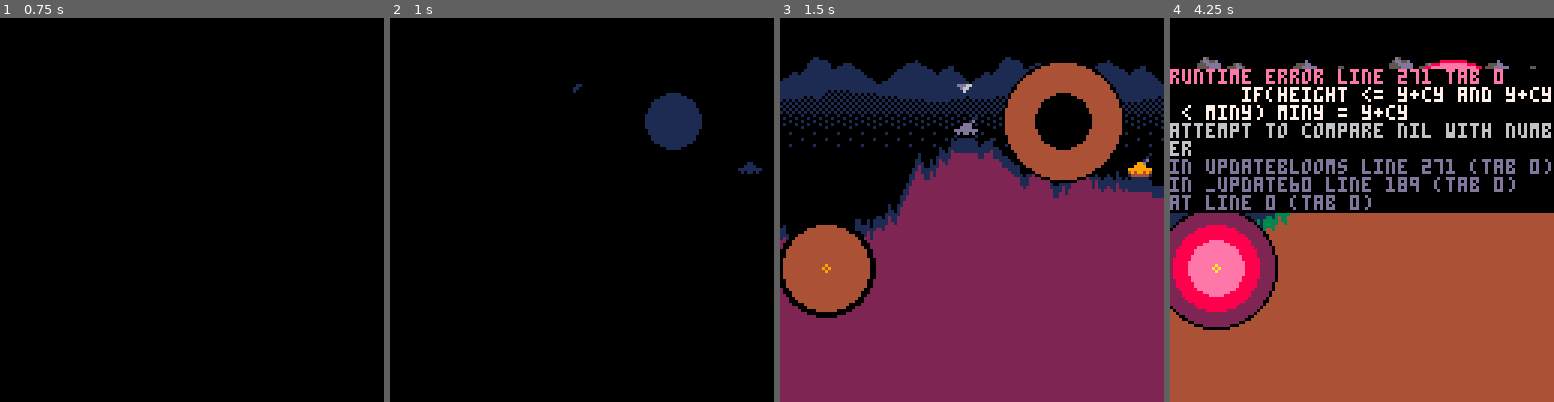
Above: before the commit, frames 1-4 (left to right).
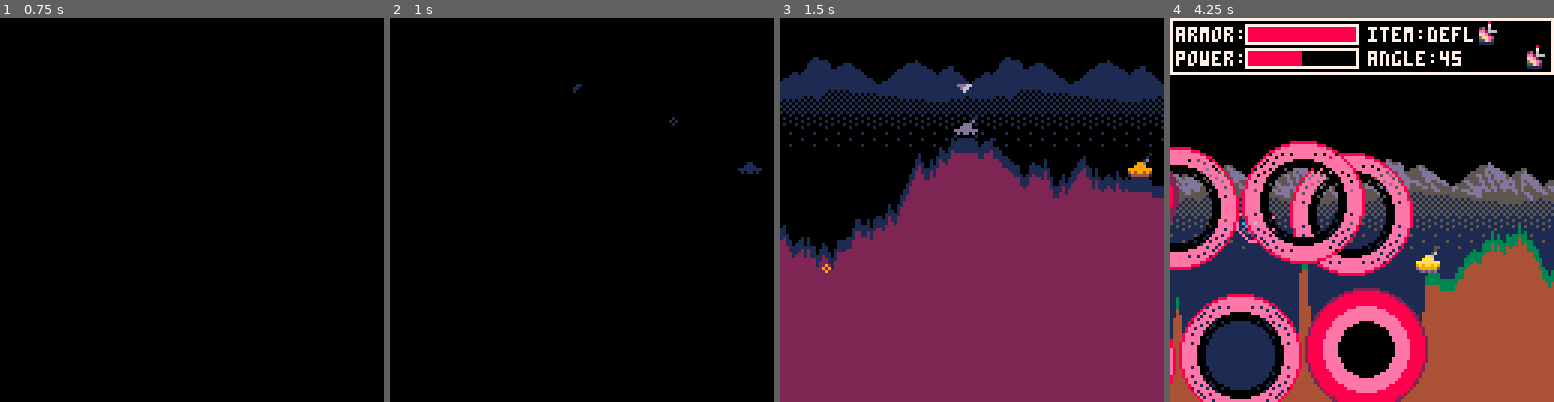
Above: after the commit, the same moments.

Repository: Alturos/LobLobLob
Game: PICO-8 cartridge tank.p8
The game is run twice, just before and just after one commit, with the same random seed, the same clock (stepped at 60 frames per second) and the same inputs.
Inputs (mouse positions are in pixels of both pictures, inside the frame that each line leads up to):
- Up to frame 1 (0.75 s): tap X (X key) at 0.33 s; click (280, 121) at 0.67 s; tap O (Z key) at 0.7 s
- Up to frame 2 (1 s): no input
- Up to frame 3 (1.5 s): tap X (X key) at 1.07 s; click (826, 267) at 1.22 s
- Up to frame 4 (4.25 s): hold Right 1.6-2.1 s; tap O (Z key) every 0.4 s from 1.7 to 4.1 s; click (1277, 114) at 1.77 s; tap X (X key) at 1.85, 2.97, 4.08 s; hold Up 2.15-2.42 s; click (1342, 259) at 2.32 s; hold Right 2.47-3.03 s; click (1404, 106) at 2.87 s; hold Left 3.08-3.58 s; click (1465, 256) at 3.42 s; hold Down 3.63-3.97 s; click (1231, 102) at 3.97 s; hold Right from 4.02 s (still down)

Frame 1 is identical in both runs. In frame 2, 1.7% of the frame differs, in the area x 66-82%, y 19-35%; in frame 3, 11%; in frame 4, 59%, in the area x 0-100%, y 0-100%.
Error before the commit: runtime error line 271 tab 0; if(height <= y+cy and y+cy < miny) miny = y+cy; attempt to compare nil with number

Commit message:
Add chase camera. Fix hit detection. Implement MIRV

Diff:
--- a/tank.p8
+++ b/tank.p8
@@ -15,12 +15,9 @@
 heightmap={}
 grassmap={}
 fallingdirt={}
-camx=0
-camy=0
-nextcamx=0
-nextcamy=0
-camspeed=30
-camspeed=0
+cam={x=0,y=0}
+camtarget=nil
+camspeed=90
 anglespeed=0
 pspeed=0
 tankspeed=10
@@ -153,7 +150,7 @@
  local b={
   x=x,y=y,velx=velx,vely=vely,id=id,life=0,idx=1,c=col
  }
- add(bullets,b)
+ return add(bullets,b)
 end
 
 -->8
@@ -171,7 +168,6 @@
  end
 
  ct = tanks[activetank]
- camfocus = ct
  if(state == pregame) then
   updatepregame()
  elseif(state == aim) then
@@ -189,12 +185,15 @@
  elseif(state == death) then
   updatedeath()
  end
- updateblooms()
+
+ updatecamera()
 end
 
 function updatebullets()
  for i=#bullets,1,-1 do
   local b,hit,itm,cancel = bullets[i], false, items[bullets[i].id], false
+  camtarget = b
+  local lvy = b.vely
   b.vely += gravity * step
   b.px = b.x
   b.py = b.y
@@ -203,6 +202,14 @@
   b.life += 1
   b.idx += 1
   if(b.idx > #bulletfade) b.idx = 1
+
+  if(itm.name == "mirv" and b.vely >= 0 and lvy < 0) then
+   b.split = true
+   local b1 = addbullet(b.x,b.y,b.velx * 1.5, b.vely, b.id, b.col)
+   b1.split = true
+   local b2 = addbullet(b.x,b.y,b.velx * .5, b.vely, b.id, b.col)
+   b2.split = true
+  end
   far_r = max(far_r, b.x)
   far_l = min(far_l, b.x)
   for t in all(tanks) do
@@ -234,7 +241,7 @@
      t.shp -= 1
     end
    else
-    if((ct != t or b.life > 10) and (dist <= 1 or (b.x >= t.x and b.x < t.x + 7 and b.y > t.y + 3 and b.y < t.y + 8))) then
+    if((ct != t or b.life > 10) and (dist <= 1 or (b.x >= t.x and b.x < (t.x + 7) and b.y > (t.y + 3) and b.y < (t.y + 8)))) then
      -- hit tank, explode
      t.health -= itm.dmg
      hit = true
@@ -250,7 +257,7 @@
   end
   if(hit) then
    del(bullets, b)
-   if(itm.size and not cancel) then
+   if(itm.size and not cancel and (b.split or itm.name != "mirv")) then
     addbloom(1, b.x, b.y, itm.size, itm.dmg)
     if(itm.mag and itm.duration) setshake(itm.mag,itm.duration)
    end
@@ -259,16 +266,17 @@
 
 end
 
-function updateblooms()
+function updateblooms(firing)
  for i=#blooms,1,-1 do
   local bl = blooms[i]
-  bl.time += 1
+  camtarget = bl
+  if(bl.time < 21 or not firing) bl.time += 1
   if(bl.time == 25) then
    local sz=bl.size
    local cx,cy = flr(bl.x),flr(bl.y)
    local mnx,mny,mxx,mxy = cx-sz, cy-sz, cx+sz, cy+sz
    for x = -sz, sz, 1 do
-    local miny,maxy,height=1000,-1000,heightmap[x+1+cx]
+    local miny,maxy,height=1000,-1000,heightmap[x+1+cx] or 128
     for y = -sz, sz, 1 do
      if(x*x + y*y <= sz*sz) then
       if(height <= y+cy and y+cy < miny) miny = y+cy -- hit
@@ -288,21 +296,20 @@
     end
    end
   end
-  if(bl.time > 80) then
-   del(blooms, bl)
-  end
+  if(bl.time > 80) del(blooms, bl)
  end
 end
 
 function updatemovecam()
   message="camera"
+  camtarget = nil
   local cx, cy = 0, 0
   if (btn(1)) cx += 1
   if (btn(0)) cx -= 1
   if (btn(2)) cy -= 1
   if (btn(3)) cy += 1
-  camx = max(0,min(128,camx + cx))
-  camy = max(-128,min(0,camy + cy))
+  cam.x = max(0,min(128,cam.x + cx))
+  cam.y = max(-128,min(0,cam.y + cy))
   if(btnp(4)) then
    sfx(12)
    nextstate = select
@@ -313,6 +320,7 @@
 
 function updatemove()
  message="move"
+ camtarget = ct
  local tx, cx, cy = 0, flr(ct.x), flr(ct.y)
  local floor = cy + 8
  ct.grade_l=0
@@ -367,39 +375,46 @@
 end
 
 function updatefiring()
+ camtarget = nil
  updatebullets()
- updateblooms()
-
- --if(far_r > camx + 116) camx = far_r - 116
- --if(far_l < camx) camx = far_l
- if(#blooms<1 and #bullets<1) then
+ updateblooms(true)
+
+ --if(far_r > cam.x + 116) cam.x = far_r - 116
+ --if(far_l < cam.x) cam.x = far_l
+ if(#bullets<1) then
   nextstate = death
+  statetime = 100
  end
 end
 
 function updatedeath()
  -- handle any post death 'splosions
+ camtarget = nil
  updatebullets()
- updateblooms()
+ updateblooms(false)
+ if(#blooms > 0) return
  local dying = false
  for i=#tanks, 1, -1 do
   local t=tanks[i]
 
-  if(t.health < 1) t.deathclock += 1 dying = true camx = max(0, min(fieldwidth-128,t.x-60))
+  if(t.health < 1) t.deathclock += 1 dying = true cam.x = max(0, min(fieldwidth-128,t.x-60))
   if(t.deathclock > 51) del(tanks,t) dying = false
  end
 
  if(#blooms<1 and #bullets<1 and not dying) then
-  activetank += 1
-  if(activetank > #tanks) activetank = 1
-  ct = tanks[activetank]
-  camx = max(0, min(fieldwidth-128,ct.x-60))
-  nextstate = movecam
+  statetime -= 1
+  if(statetime == 90) then
+   activetank += 1
+   if(activetank > #tanks) activetank = 1
+   ct = tanks[activetank]
+  end
+  if(statetime <= 90) camtarget = ct
+  if(statetime <= 0) nextstate = movecam
  end
 end
 
 function updateshop()
-
+  camtarget = nil
 end
 
 function updatetitle()
@@ -413,6 +428,7 @@
 end
 
 function updateselect()
+ camtarget = nil
  show_itemselect=true
  message="select item"
  if (btnp(1)) shopitem = min(#items, shopitem + 6) sfx(9)
@@ -441,6 +457,17 @@
 
 end
 
+function updatecamera()
+ if(camtarget == nil) return
+ focus = {x=camtarget.x-60, y=camtarget.y-64}
+ camdiff = v_subtr(cam,focus)
+ if(flr(v_len(camdiff.x, camdiff.y)) >= 1) then
+  cam = v_add(v_mult(v_normalized(camdiff), camspeed * step), cam)
+  cam.x = mid(cam.x, 0, fieldwidth-128)
+  cam.y = mid(cam.y, -128, 0)
+ end
+end
+
 -->8
 --draw
 function _draw()
@@ -461,10 +488,10 @@
 
 function drawgame()
  screen_shake()
- camera(camx,camy)
+ camera(cam.x,cam.y)
  pal()
  rectfill(0,44,fieldwidth,128,1)
- camera(camx*.1,camy*1.1)
+ camera(cam.x*.1,cam.y*1.1)
  map(0,0,0,12,8,4)
  map(0,0,64,12,8,4)
  map(0,0,128,12,3,4)
@@ -553,6 +580,7 @@
   print(message, x+3,20,7)
  end
  if(show_itemselect) drawselectitem()
+ --print("[" .. cam.x .. "," .. cam.y .. "]",2,122,7)
 end
 
 function drawmap()
@@ -643,7 +671,9 @@
 end
 
 function v_len(x, y)
- return sqrt(x*x + y*y)
+  local d = max(abs(x),abs(y))
+  local n = min(abs(x),abs(y)) / d
+  return sqrt(n*n + 1) * d
 end
 
 function v_subtr(a,b)
@@ -654,7 +684,7 @@
 end
 
 function v_normalized(v)
- local len,nv = v_len(v.x, v.y), {x=v.x,y=v.x}
+ local len,nv = v_len(v.x, v.y), {x=v.x,y=v.y}
  if(len != 0) nv.x /= len nv.y /= len
  return nv
 end
@@ -683,7 +713,7 @@
 end
 
 function setcam()
- camera(camx+offset_x, camy+offset_y)
+ camera(cam.x+offset_x, cam.y+offset_y)
 end
 
 function setshake(mag,duration)
@@ -702,6 +732,14 @@
   if offset<0.05 then
     offset=0
   end
+end
+
+function round(a)
+ return flr(a + .5)
+end
+
+function v_round(v)
+	return {x=round(v.x),y=round(v.y)}
 end
 
 function fadepalette(idx, fullscreen)
